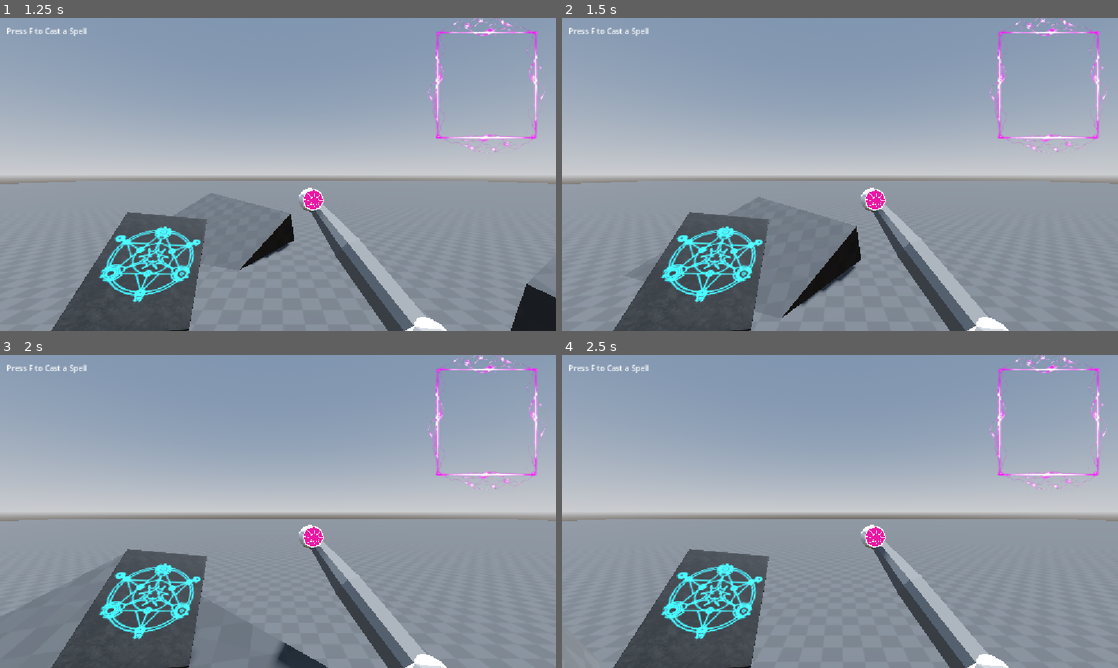
Above: before the commit, frames 1-4 (two rows, left to right).
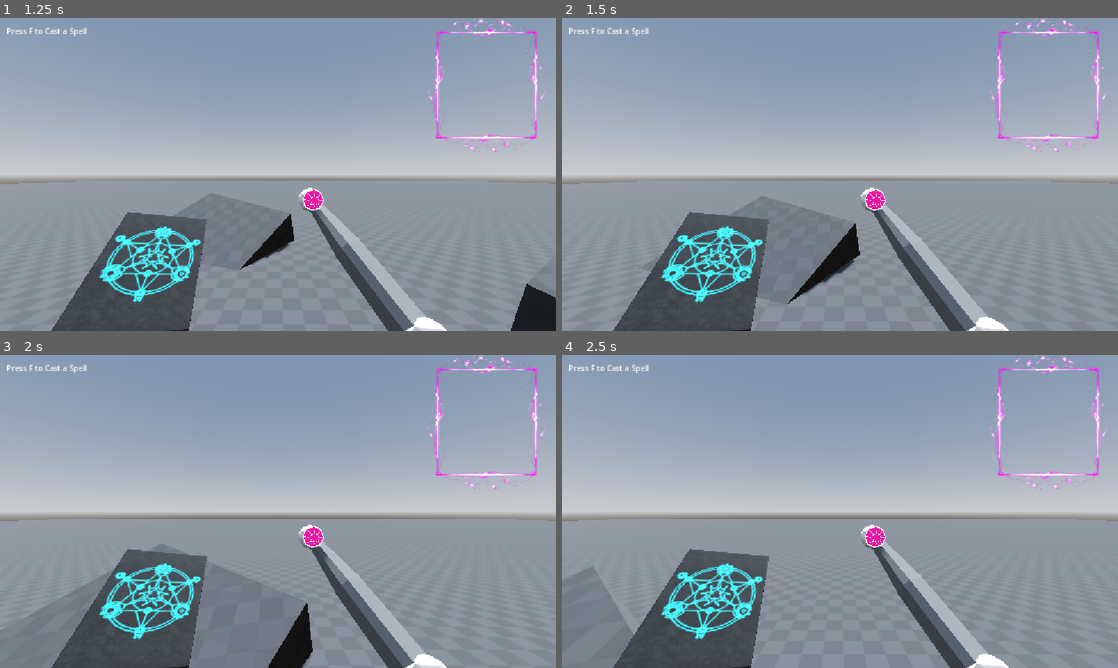
Above: after the commit, the same moments.

Repository: ZeroPowerZero/soul-realm--trail-of-rebirth
Game: Godot game, scene res://scenes/world/World.tscn
The game is run twice, just before and just after one commit, with the same random seed, the same clock (stepped at 60 frames per second) and the same inputs.
Inputs (mouse positions are in pixels of both pictures, inside the frame that each line leads up to):
- Up to frame 1 (1.25 s): tap F (toggle_spell_mode) at 0.5, 0.6 s; move the mouse to (305, 174) at 0.52 s; hold W (move_forward) from 0.53 s (still down)
- Up to frame 2 (1.5 s): keep holding W (move_forward); tap F (toggle_spell_mode) at 1.25 s; move the mouse to (812, 174) at 1.27 s; click (812, 174) at 1.35 s
- Up to frame 3 (2 s): keep holding W (move_forward); tap F (toggle_spell_mode) at 1.55 s
- Up to frame 4 (2.5 s): keep holding W (move_forward); tap F (toggle_spell_mode) at 2, 2.1 s; move the mouse to (851, 505) at 2.02 s

Frame 1 is identical in both runs. In frame 2, 0.9% of the frame differs, in the area x 13-54%, y 56-100%; in frame 3, 1.9%, in the area x 0-59%, y 60-100%; in frame 4, 0.8%.

Commit message:
Implement player state machine with idle, move, and dash states; refactor input movement and spell handling

Diff:
--- a/scenes/player/input_movement.gd
+++ b/scenes/player/input_movement.gd
@@ -11,21 +11,39 @@
 	_controller = get_parent()
 	set_enable(false)
 
-func _physics_process(delta: float) -> void:
-	move(delta)
+func move(delta, speed_multiplier := 1.0):
+	var input: Vector2 = Input.get_vector("move_left", "move_right", "move_forward", "move_backward").normalized()
+	var direction: Vector3 = _controller.basis * Vector3(input.x, 0, input.y)
 
-func move(delta: float) -> void:
-	var input: Vector2 = Input.get_vector("move_left", "move_right", "move_forward", "move_backward").normalized()
-	var direction: Vector3 = _controller.basis*Vector3(input.x, 0, input.y)
+	var target_speed = max_speed * speed_multiplier
 
+	# X axis
 	if !is_equal_approx(direction.x, 0):
-		_controller.velocity.x = move_toward(_controller.velocity.x, direction.x*max_speed, acceleration*delta)
-	elif !is_equal_approx(_controller.velocity.x, 0):
-		_controller.velocity.x = move_toward(_controller.velocity.x, 0.0, friction*delta)
+		_controller.velocity.x = move_toward(
+			_controller.velocity.x,
+			direction.x * target_speed,
+			acceleration * delta
+		)
+	else:
+		_controller.velocity.x = move_toward(
+			_controller.velocity.x,
+			0.0,
+			friction * delta
+		)
+
+	# Z axis
 	if !is_equal_approx(direction.z, 0):
-		_controller.velocity.z = move_toward(_controller.velocity.z, direction.z*max_speed, acceleration*delta)
-	elif !is_equal_approx(_controller.velocity.z, 0):
-		_controller.velocity.z = move_toward(_controller.velocity.z, 0.0, friction*delta)
+		_controller.velocity.z = move_toward(
+			_controller.velocity.z,
+			direction.z * target_speed,
+			acceleration * delta
+		)
+	else:
+		_controller.velocity.z = move_toward(
+			_controller.velocity.z,
+			0.0,
+			friction * delta
+		)
 
 	_controller.move_and_slide()
 
--- a/scenes/player/player.tscn
+++ b/scenes/player/player.tscn
@@ -10,7 +10,12 @@
 [ext_resource type="Script" uid="uid://d1u7ll7nr8mp0" path="res://scripts/book&pen/pen.gd" id="6_qek5x"]
 [ext_resource type="Texture2D" uid="uid://o5nfl11ncwsi" path="res://assets/textures/spellframe.png" id="7_5gtgg"]
 [ext_resource type="Script" uid="uid://en0mli6lspcj" path="res://scripts/drawing_related/spell_drawing_controller.gd" id="8_h17s1"]
+[ext_resource type="Script" uid="uid://d0ervkjhd3qc2" path="res://scripts/player/player_state_machine/state_machine.gd" id="9_gx1jg"]
+[ext_resource type="Script" uid="uid://c3yll8fdlfeaj" path="res://scripts/player/player_state_machine/idle_state.gd" id="10_ugbui"]
 [ext_resource type="Resource" uid="uid://dvhq15cd0py03" path="res://scripts/spells/Spell_Resources/instant_dash.tres" id="11_je7p5"]
+[ext_resource type="Script" uid="uid://diuxkg1w3xw" path="res://scripts/player/player_state_machine/move_state.gd" id="11_ugbui"]
+[ext_resource type="Script" uid="uid://dmptsh5uta0ei" path="res://scripts/player/player_state_machine/spell_state.gd" id="12_myrg7"]
+[ext_resource type="Script" uid="uid://ddpmaxwb2kj7d" path="res://scripts/player/player_state_machine/dash_state.gd" id="13_kvlxm"]
 
 [sub_resource type="CapsuleShape3D" id="CapsuleShape3D_ernxy"]
 
@@ -373,14 +378,6 @@
 [node name="CollisionShape3D" type="CollisionShape3D" parent="." unique_id=544272122]
 transform = Transform3D(1, 0, 0, 0, 1, 0, 0, 0, 1, 0, 1, 0)
 shape = SubResource("CapsuleShape3D_ernxy")
-
-[node name="HealthComponent" type="Node" parent="." unique_id=50387839]
-script = ExtResource("2_h17s1")
-metadata/_custom_type_script = "uid://dyqxtgkehfwx5"
-
-[node name="InputMovement" type="Node" parent="." unique_id=2084618789]
-script = ExtResource("3_je7p5")
-metadata/_custom_type_script = "uid://b8tl5pivwb6oy"
 
 [node name="head" type="Node3D" parent="." unique_id=1323639554]
 transform = Transform3D(1, 0, 0, 0, 1, 0, 0, 0, 1, 0, 1.7, 0)
@@ -548,6 +545,30 @@
 pixel_size = 0.005
 texture = SubResource("ViewportTexture_2q354")
 
+[node name="InputMovement" type="Node" parent="." unique_id=2084618789]
+script = ExtResource("3_je7p5")
+metadata/_custom_type_script = "uid://b8tl5pivwb6oy"
+
+[node name="HealthComponent" type="Node" parent="." unique_id=50387839]
+script = ExtResource("2_h17s1")
+metadata/_custom_type_script = "uid://dyqxtgkehfwx5"
+
+[node name="StateMachine" type="Node" parent="." unique_id=728484459]
+script = ExtResource("9_gx1jg")
+metadata/_custom_type_script = "uid://d0ervkjhd3qc2"
+
+[node name="IdleState" type="Node" parent="StateMachine" unique_id=1632176118]
+script = ExtResource("10_ugbui")
+
+[node name="MoveState" type="Node" parent="StateMachine" unique_id=1955784984]
+script = ExtResource("11_ugbui")
+
+[node name="SpellState" type="Node" parent="StateMachine" unique_id=1032277651]
+script = ExtResource("12_myrg7")
+
+[node name="DashState" type="Node" parent="StateMachine" unique_id=1188467319]
+script = ExtResource("13_kvlxm")
+
 [node name="DrawingCanvas" type="Control" parent="." unique_id=449350108]
 layout_mode = 3
 anchor_left = 0.75
--- a/scripts/player/player.gd
+++ b/scripts/player/player.gd
@@ -5,8 +5,11 @@
 @onready var drawing_container: Control = $DrawingCanvas/MarginContainer/SubViewportContainer
 @onready var camera: Camera3D = $head/Camera3D
 @onready var pen_0: Node3D = $head/Camera3D/view_model/Pen_0
+
+#components
 @onready var health_component: HealthComponent = $HealthComponent
 @onready var input_movement: InputMovement = $InputMovement
+@onready var state_machine: StateMachine = $StateMachine
 
 var spell_controller: SpellController
 
@@ -24,21 +27,9 @@
 	spell_controller.set_spawn_node(pen_0)
 	add_child(spell_controller)
 
-func _process(_delta):
-	if Input.is_action_just_pressed("toggle_spell_mode"):
-		is_drawing_spell = not is_drawing_spell
-
-		if is_drawing_spell:
-			Input.set_mouse_mode(Input.MOUSE_MODE_VISIBLE)
-			if drawing_container:
-				var rect = drawing_container.get_global_rect()
-				var center_pos = rect.position + (rect.size / 2.0)
-				get_viewport().warp_mouse(center_pos)
-		else:
-			Input.set_mouse_mode(Input.MOUSE_MODE_CAPTURED)
-
-	if is_drawing_spell and drawing_container:
-		_clamp_mouse_to_canvas()
+func _process(delta):
+	state_machine.update(delta)
+	handle_spell_mode_toggle()
 
 func _input(event):
 	# Camera is still frozen during spell mode because of "and not is_drawing_spell"
@@ -60,11 +51,11 @@
 		get_viewport().warp_mouse(Vector2(clamped_x, clamped_y))
 
 func _physics_process(delta: float) -> void:
-	input_movement.move(delta)
+	state_machine.physics_update(delta)
 
 func _create_new_spell(spell_driver: SpellDriver):
 	if spell_driver._data.name == "instant_dash":
-		execute_dash()
+		state_machine.change_state("DashState")
 	else:
 		spell_controller.create_spell(spell_driver)
 
@@ -100,3 +91,29 @@
 		.set_ease(Tween.EASE_OUT)
 
 	print("Dashing to: ", final_target)
+
+func handle_spell_mode_toggle():
+	if Input.is_action_just_pressed("toggle_spell_mode"):
+		is_drawing_spell = not is_drawing_spell
+
+		if is_drawing_spell:
+			Input.set_mouse_mode(Input.MOUSE_MODE_VISIBLE)
+
+			if drawing_container:
+				var rect = drawing_container.get_global_rect()
+				var center_pos = rect.position + (rect.size / 2.0)
+				get_viewport().warp_mouse(center_pos)
+
+			state_machine.change_state("SpellState")
+		else:
+			Input.set_mouse_mode(Input.MOUSE_MODE_CAPTURED)
+
+			# decide where to go
+			var input_vec = Input.get_vector("move_left", "move_right", "move_forward", "move_backward")
+			if input_vec == Vector2.ZERO:
+				state_machine.change_state("IdleState")
+			else:
+				state_machine.change_state("MoveState")
+
+	if is_drawing_spell and drawing_container:
+		_clamp_mouse_to_canvas()
--- /dev/null
+++ b/scripts/player/player_state_machine/dash_state.gd
@@ -0,0 +1,13 @@
+extends State
+
+var timer = 0.2
+
+func enter():
+	timer = 0.2
+	player.execute_dash()
+
+func physics_update(delta):
+	timer -= delta
+
+	if timer <= 0:
+		state_machine.change_state("IdleState")
--- /dev/null
+++ b/scripts/player/player_state_machine/idle_state.gd
@@ -0,0 +1,12 @@
+class_name idleState
+extends State
+
+func physics_update(delta):
+	if player.is_drawing_spell:
+		state_machine.change_state("SpellState")
+		return
+
+	var input_vec = Input.get_vector("move_left", "move_right", "move_forward", "move_backward")
+
+	if input_vec != Vector2.ZERO:
+		state_machine.change_state("MoveState")
--- /dev/null
+++ b/scripts/player/player_state_machine/move_state.gd
@@ -0,0 +1,11 @@
+class_name moveState
+extends State
+
+func physics_update(delta):
+	var input_vec = Input.get_vector("move_left", "move_right", "move_forward", "move_backward")
+
+	if input_vec == Vector2.ZERO:
+		state_machine.change_state("IdleState")
+		return
+
+	player.input_movement.move(delta)
--- /dev/null
+++ b/scripts/player/player_state_machine/spell_state.gd
@@ -0,0 +1,21 @@
+extends State
+
+func physics_update(delta):
+	var input_vec = Input.get_vector("move_left", "move_right", "move_forward", "move_backward")
+
+	if input_vec != Vector2.ZERO:
+		# slower movement
+		player.input_movement.move(delta, 0.4)
+	else:
+		player.velocity.x = 0
+		player.velocity.z = 0
+
+func update(delta):
+	# if player exits drawing mode → switch state
+	if not player.is_drawing_spell:
+		var input_vec = Input.get_vector("move_left", "move_right", "move_forward", "move_backward")
+
+		if input_vec == Vector2.ZERO:
+			state_machine.change_state("IdleState")
+		else:
+			state_machine.change_state("MoveState")
--- /dev/null
+++ b/scripts/player/player_state_machine/state.gd
@@ -0,0 +1,21 @@
+class_name State
+
+extends Node
+
+var player
+var state_machine
+
+func _ready():
+	player = get_parent().get_parent()
+
+func enter():
+	pass
+
+func update(delta: float):
+	pass
+
+func physics_update(delta: float):
+	pass
+
+func exit():
+	pass
--- /dev/null
+++ b/scripts/player/player_state_machine/state_machine.gd
@@ -0,0 +1,40 @@
+class_name StateMachine
+extends State
+
+@onready var current_state: State
+var states: Dictionary = {}
+
+func _ready():
+	for child in get_children():
+		if child is State:
+			states[child.name] = child
+			child.state_machine = self
+		else:
+			push_warning("problem in state machine containing shit")
+
+	change_state("IdleState")
+
+func _process(delta):
+	if current_state:
+		current_state.update(delta)
+
+func _physics_process(delta):
+	if current_state:
+		current_state.physics_update(delta)
+
+#func physics_update(delta):
+	#if current_state:
+		#current_state.physics_update(delta)
+
+func change_state(new_state_name: String):
+	var new_state = states.get(new_state_name)
+
+	if new_state == null:
+		push_error("State not found: " + new_state_name)
+		return
+
+	if current_state:
+		current_state.exit()
+
+	current_state = new_state
+	current_state.enter()
Not shown, added: scripts/player/player_state_machine/dash_state.gd.uid
Not shown, added: scripts/player/player_state_machine/idle_state.gd.uid
Not shown, added: scripts/player/player_state_machine/move_state.gd.uid
Not shown, added: scripts/player/player_state_machine/spell_state.gd.uid
Not shown, added: scripts/player/player_state_machine/state.gd.uid
Not shown, added: scripts/player/player_state_machine/state_machine.gd.uid
